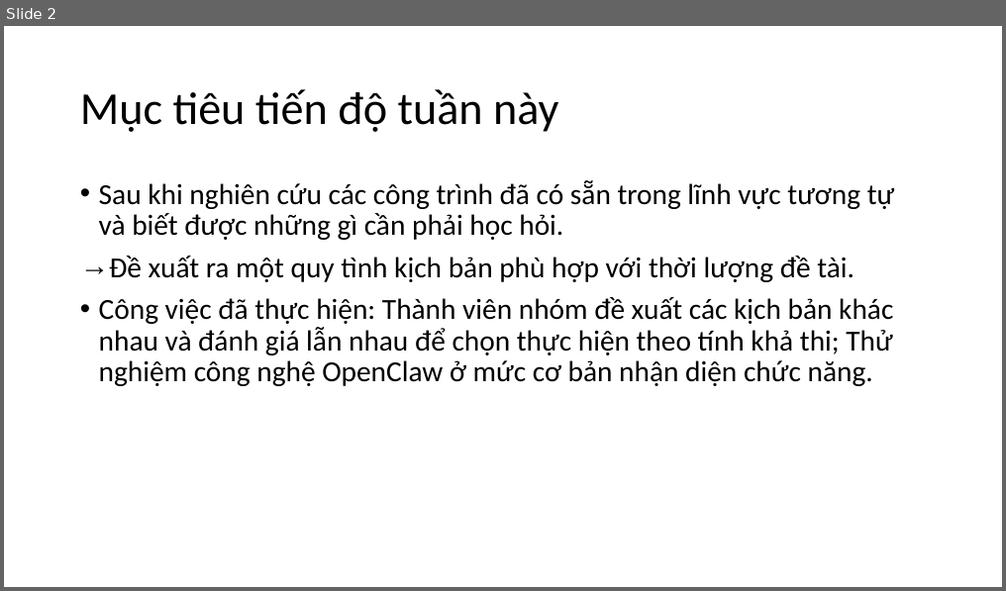
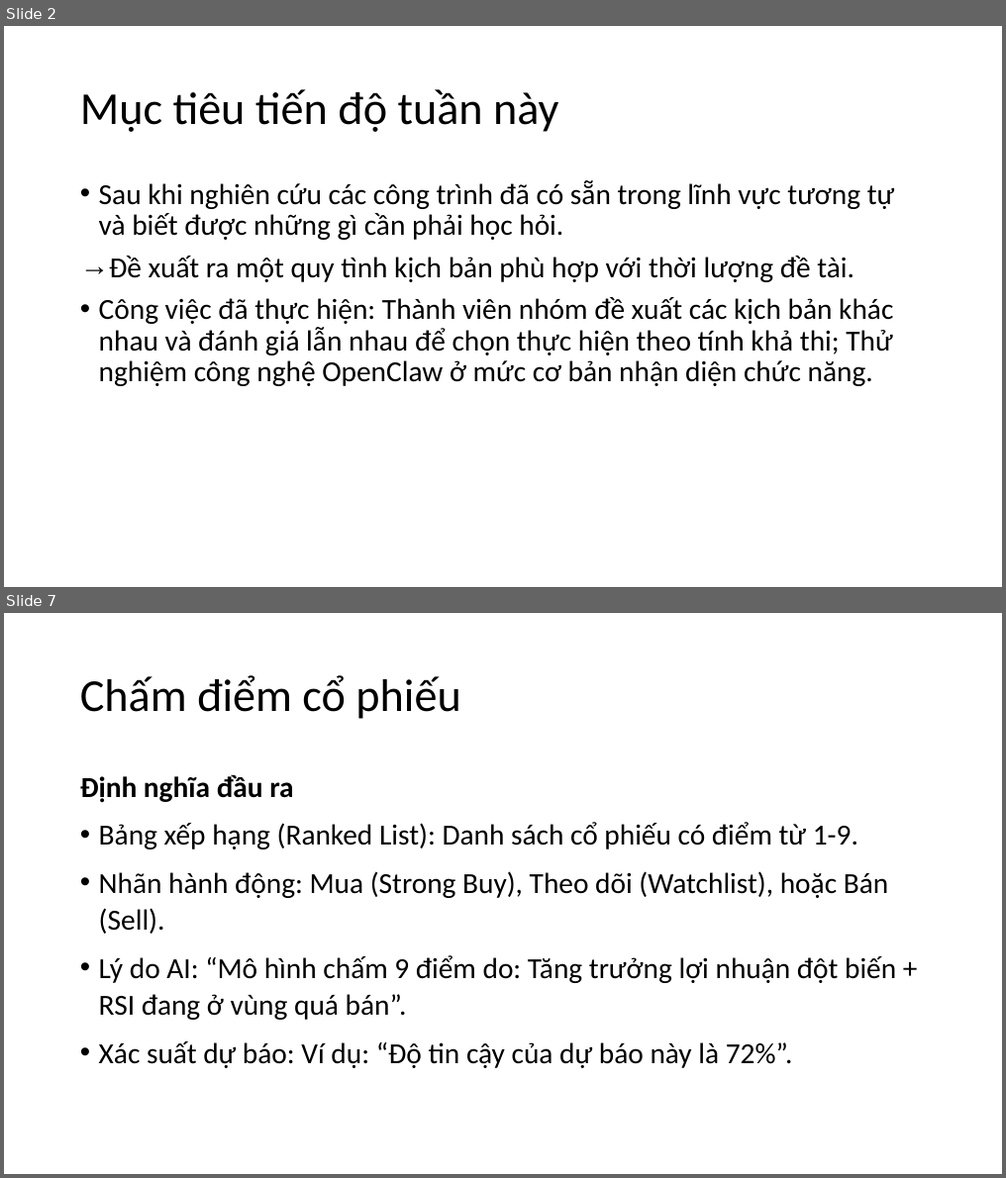
Before and after one commit to CallmeSen/CCNLTHD, a slide deck: Development_Process/Week_10/Report_Progress_Week10.pptx. Shown one above the other, each under a label of ours: slide 2 before the commit, slides 2 and 7 after it; the slides between them are not shown. The pictures are 1006x591 and 1006x1178 pixels, drawn with LibreOffice and Linux fonts; fonts in the diff are those of the drawing. Boxes give left, top, right and bottom in pixels: in the first picture for what was removed or moved away, otherwise in the second. Text is boxed around its words. In the diff, an @@ line names an element or a change of style, - is before the commit and + after.

```diff
--- a/Development_Process/Week_10/Report_Progress_Week10.pptx
+++ b/Development_Process/Week_10/Report_Progress_Week10.pptx
@@ slide 7 added at box(4, 613, 1002, 1174), background #FFFFFF @@
@@ title added at box(80, 675, 460, 719), 44 pt, text #000000 @@
+Chấm điểm cổ phiếu
@@ text added at box(80, 775, 896, 1068), 28 pt, text #000000 @@
+Định nghĩa đầu ra
+• Bảng xếp hạng (Ranked List): Danh sách cổ phiếu có điểm từ 1-9.
+• Nhãn hành động: Mua (Strong Buy), Theo dõi (Watchlist), hoặc Bán (Sell).
+• Lý do AI: “Mô hình chấm 9 điểm do: Tăng trưởng lợi nhuận đột biến + RSI đang ở vùng quá bán”.
+• Xác suất dự báo: Ví dụ: “Độ tin cậy của dự báo này là 72%”.
```
Also in this commit, not shown: 2 slides changed, 15 other slides added, 5 other files.
